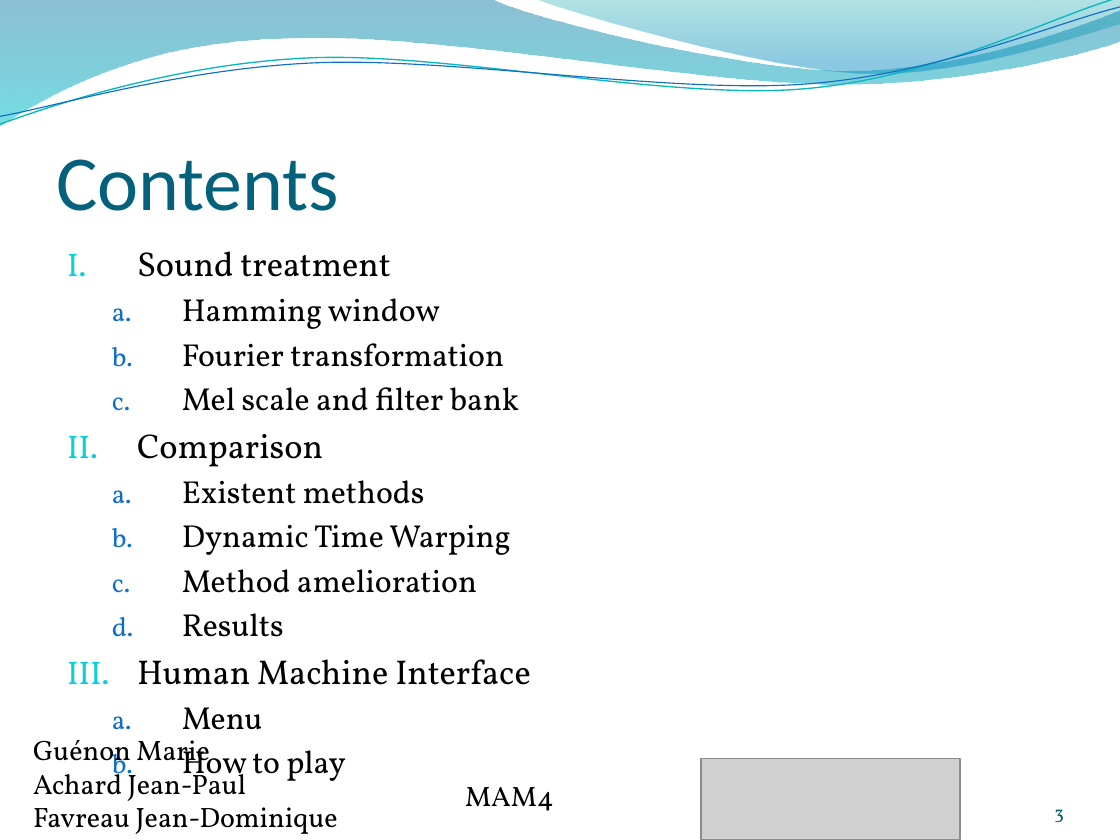
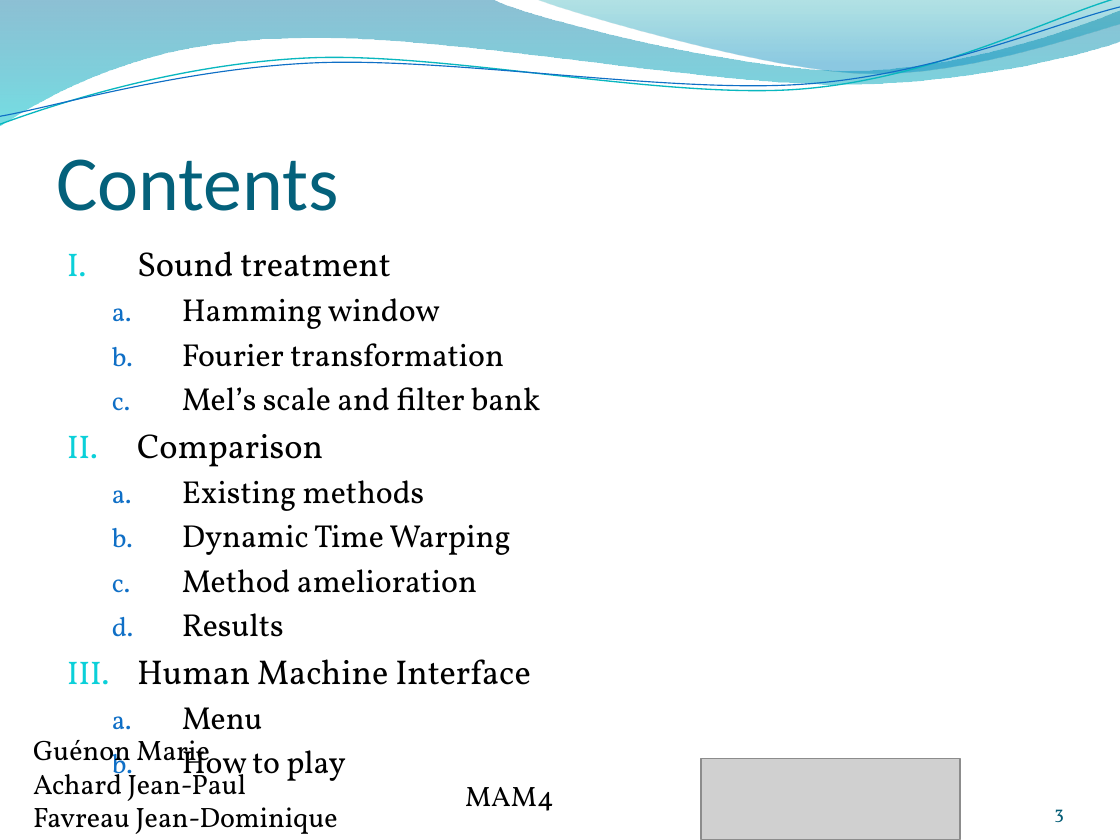
Before and after one commit to jeando/projetS7, a slide deck: slide 3 of annexes/Word_recognition.pptx. Drawn at 1120x840 pixels with LibreOffice and Linux fonts; fonts in the diff are those of the drawing; grey boxes stand for pictures. Boxes give left, top, right and bottom in pixels: in the first picture for what was removed or moved away, otherwise in the second. Text is boxed around its words. In the diff, an @@ line names an element or a change of style, - is before the commit and + after.

```diff
--- a/annexes/Word_recognition.pptx
+++ b/annexes/Word_recognition.pptx
@@ text at <box>182,387,540,411</box>: text changed @@
-  c. Mel scale and filter bank
+  c. Mel’s scale and filter bank
@@ text at <box>182,480,425,511</box>: text changed @@
-  a. Existent methods
+  a. Existing methods
```
Also in this commit, not shown: 16 other slides changed, 1 other file.
